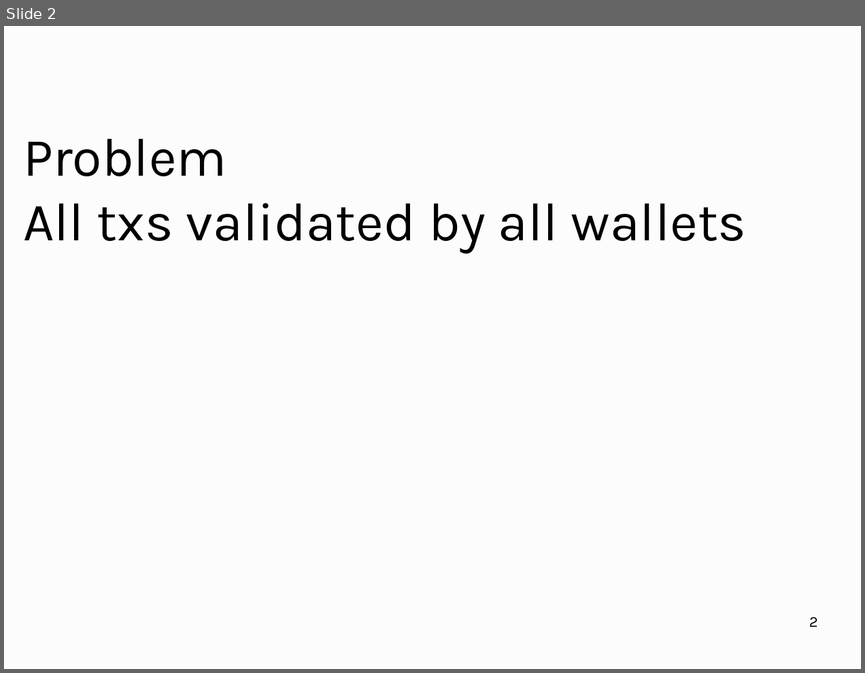
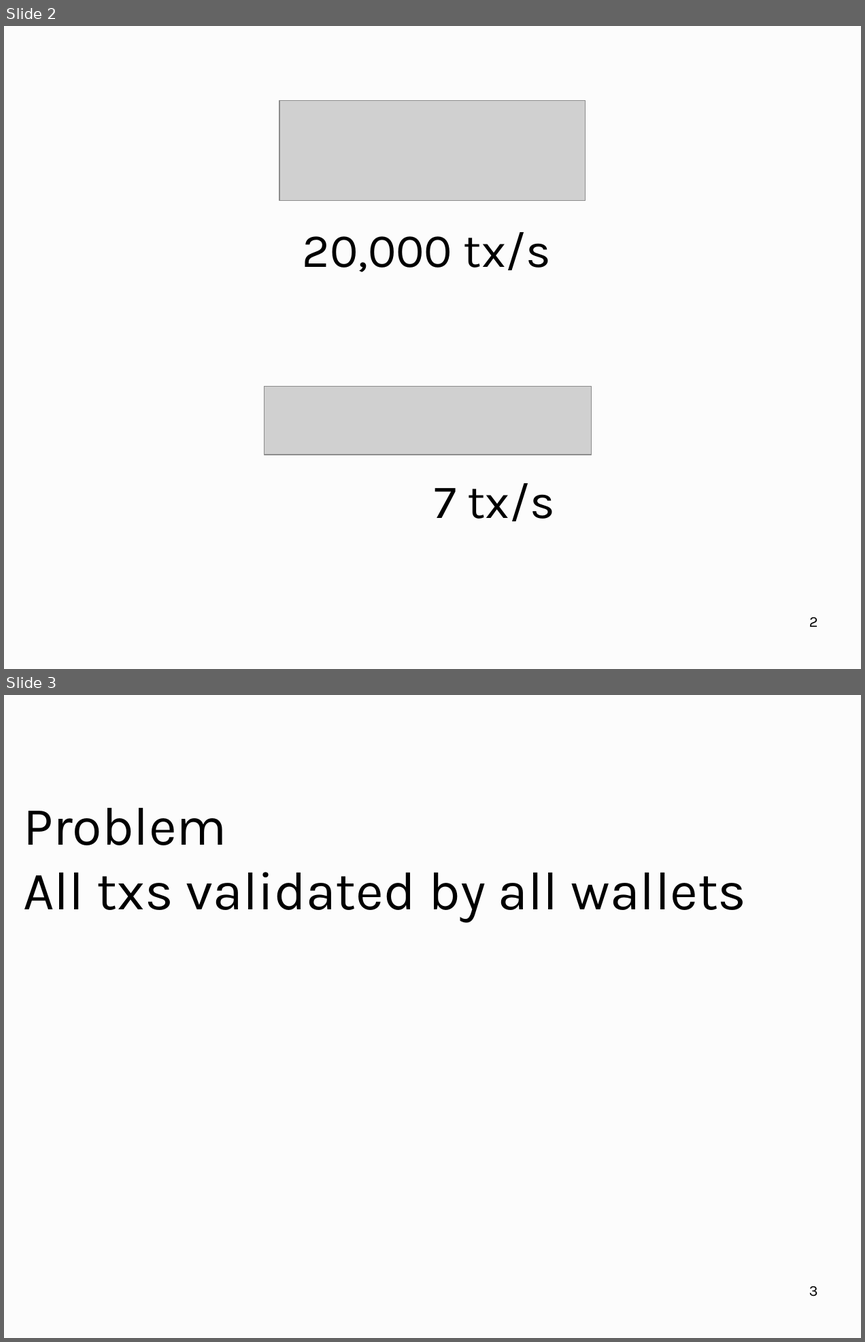
Before and after one commit to OrfeasLitos/PaymentChannels, a slide deck: ln-slides/slides.odp. Shown one above the other, each under a label of ours: slide 2 before the commit, slides 2 and 3 after it. The pictures are 865x673 and 865x1342 pixels, drawn with LibreOffice and Linux fonts; fonts in the diff are those of the drawing; grey boxes stand for pictures. Boxes give left, top, right and bottom in pixels: in the first picture for what was removed or moved away, otherwise in the second. Text is boxed around its words. In the diff, an @@ line names an element or a change of style, - is before the commit and + after.

```diff
--- a/ln-slides/slides.odp
+++ b/ln-slides/slides.odp
@@ slide 2 added at <box>4,26,861,669</box>, background #FCFCFC @@
@@ picture added at <box>279,101,585,201</box> @@
@@ text added at <box>303,232,551,272</box>, 44 pt, text #000000 @@
+20,000 tx/s
@@ picture added at <box>264,386,592,454</box> @@
@@ text added at <box>434,483,555,521</box>, 44 pt, text #000000 @@
+7 tx/s
@@ page number added at <box>809,616,818,626</box>, 14 pt, text #000000 @@
+2
@@ what was slide 2 is now slide 3 @@
@@ page number at <box>809,1286,818,1296</box>: text changed @@
-2
+3
```
Also in this commit, not shown: 2 slides changed, 27 other slides added, 5 slides removed, 1 other file.
